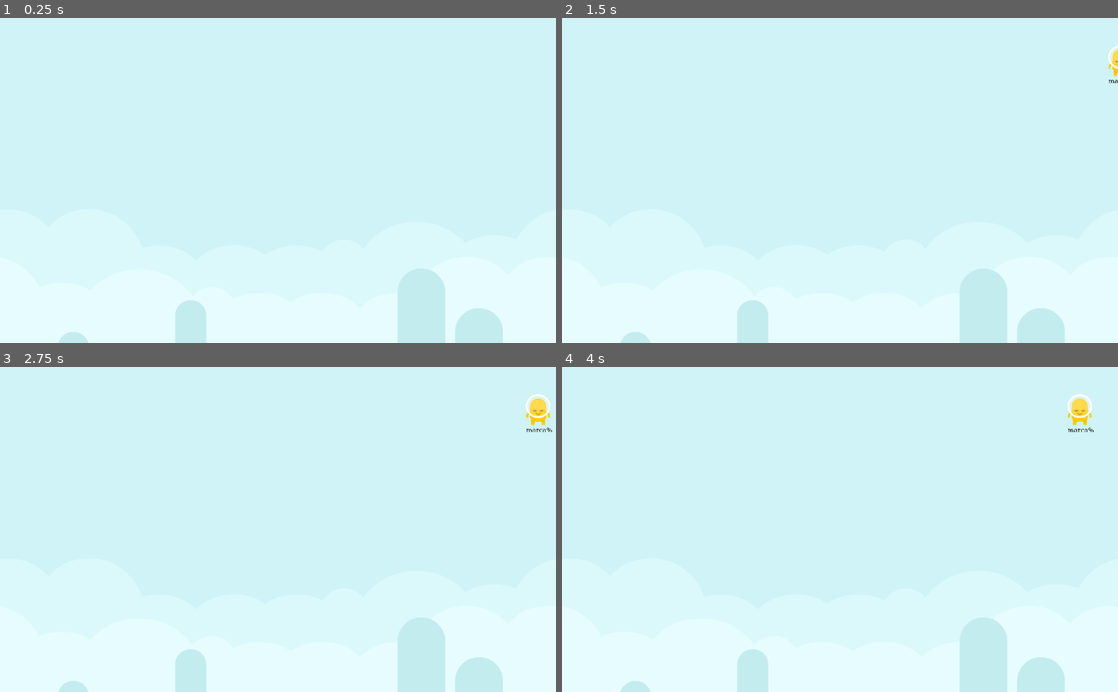
Above: before the commit, frames 1-4 (two rows, left to right).
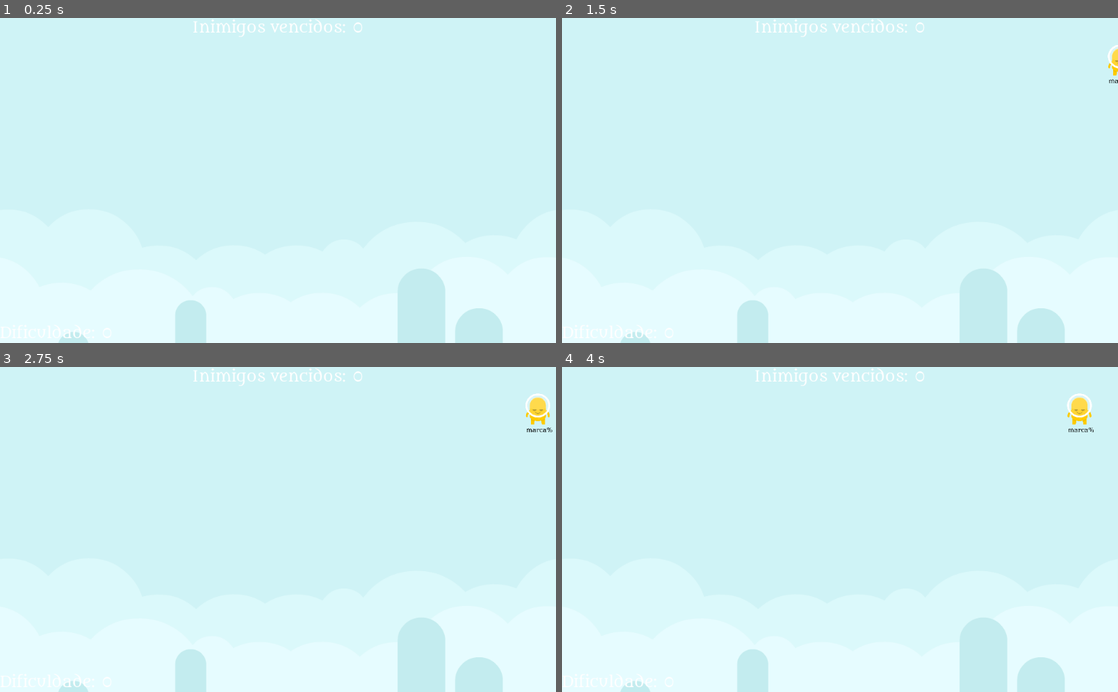
Above: after the commit, the same moments.

Repository: mariabergamin18/elite-penman-godotgame
Game: Godot game, scene res://Main.tscn
Two runs of this game, one before a commit and one after it. Both use one fixed random seed, a clock stepped at 60 frames per second and the inputs below.
Inputs:
- Up to frame 1 (0.25 s): no input
- Up to frame 2 (1.5 s): tap Enter at 0.5 s; tap Space at 1.25 s
- Up to frame 3 (2.75 s): no input
- Up to frame 4 (4 s): no input

The runs differ from the first frame. In frame 1, 0.3% of the frame differs, in the area x 0-66%, y 0-99%; in frame 2, 0.4%; in frame 3, 0.5%; in frame 4, 0.5%, in the area x 0-96%, y 0-99%.

Commit message:
commit game over screen

Diff:
--- a/Documents/github/elite-penman-godotgame/Enemy.tscn
+++ b/Documents/github/elite-penman-godotgame/Enemy.tscn
@@ -9,19 +9,19 @@
 outline_color = Color( 0, 0, 0, 1 )
 font_data = ExtResource( 1 )
 
-[node name="Enemy" type="Sprite"]
+[sub_resource type="RectangleShape2D" id=2]
+extents = Vector2( 54.1129, 67.7356 )
+
+[node name="Enemy" type="KinematicBody2D"]
 position = Vector2( 652.256, 273.247 )
 scale = Vector2( 0.434765, 0.421692 )
-texture = ExtResource( 2 )
-region_enabled = true
-region_rect = Rect2( 264, 627, 109, 142 )
 script = ExtResource( 3 )
 
 [node name="RichTextLabel" type="RichTextLabel" parent="."]
 margin_left = -65.6372
-margin_top = 77.6448
-margin_right = 76.3628
-margin_bottom = 105.645
+margin_top = 77.0
+margin_right = 78.3628
+margin_bottom = 112.0
 custom_fonts/normal_font = SubResource( 1 )
 custom_colors/default_color = Color( 0, 0, 0, 1 )
 bbcode_enabled = true
@@ -31,3 +31,11 @@
 __meta__ = {
 "_edit_use_anchors_": false
 }
+
+[node name="Sprite" type="Sprite" parent="."]
+texture = ExtResource( 2 )
+region_enabled = true
+region_rect = Rect2( 265.402, 631.701, 108.587, 138.504 )
+
+[node name="CollisionShape2D" type="CollisionShape2D" parent="."]
+shape = SubResource( 2 )
--- a/Documents/github/elite-penman-godotgame/Main.gd
+++ b/Documents/github/elite-penman-godotgame/Main.gd
@@ -5,16 +5,20 @@
 onready var enemy_container = $EnemyContainer
 onready var spawn_container = $SpawnContainer
 onready var spawn_timer = $SpawnTimer
+onready var difficulty_timer = $DifficultyTimer
+
+onready var difficulty_value = $CanvasLayer/VBoxContainer/BottomRow/HBoxContainer/DifficultyValue
+onready var killed_value = $CanvasLayer/VBoxContainer/TopRow2/TopRow/EnemiesKilledValue
+onready var game_over_screen = $CanvasLayer/GameOVerScreen
 
 var active_enemy = null
 var current_letter_index : int = -1
 
 var difficulty: int = 0
+var enemies_killed: int = 0
 
 func _ready() -> void:
-	randomize()
-	spawn_timer.start()
-	spawn_enemy()
+	start_game()
 
 func find_new_active_enemy(typed_character: String):
 	for enemy in enemy_container.get_children():
@@ -47,6 +51,8 @@
 					current_letter_index = -1
 					active_enemy.queue_free()
 					active_enemy = null
+					enemies_killed += 1
+					killed_value.text = str(enemies_killed)
 			else:
 				print("incorrectly typed %s instead of %s" % [key_typed, next_character])
 
@@ -58,8 +64,8 @@
 	var enemy_instance = Enemy.instance()
 	var spawns = spawn_container.get_children()
 	var index = randi() % spawns.size()
+	enemy_instance.global_position = spawns[index].global_position
 	enemy_container.add_child(enemy_instance)
-	enemy_instance.global_position = spawns[index].global_position
 	enemy_instance.set_difficulty(difficulty)
 
 func _on_DifficultyTimer_timeout():
@@ -68,3 +74,36 @@
 	print("Difficulty increased to %d " % difficulty)
 	var new_wait_time = spawn_timer.wait_time -0.2
 	spawn_timer.wait_time = clamp(new_wait_time, 1, spawn_timer.wait_time)
+	difficulty_value.text = str(difficulty)
+
+
+
+
+func _on_LoseArea_body_entered(body):
+	game_over()
+
+
+
+func game_over():
+	game_over_screen.show()
+	spawn_timer.stop()
+	difficulty_timer.stop()
+	active_enemy = null
+	current_letter_index = -1
+	for enemy in enemy_container.get_children():
+		enemy.queue_free()
+
+
+func start_game():
+	game_over_screen.hide()
+	difficulty = 0
+	enemies_killed = 0
+	randomize()
+	spawn_timer.start()
+	difficulty_timer.start()
+	spawn_enemy()
+
+
+
+func _on_RestartButton_pressed():
+	start_game()
--- a/Documents/github/elite-penman-godotgame/Main.tscn
+++ b/Documents/github/elite-penman-godotgame/Main.tscn
@@ -1,7 +1,23 @@
-[gd_scene load_steps=3 format=2]
+[gd_scene load_steps=8 format=2]
 
 [ext_resource path="res://Assets/kenney_platformer-pack-redux/PNG/Backgrounds/blue_grass.png" type="Texture" id=1]
+[ext_resource path="res://Metamorphous-Regular.ttf" type="DynamicFontData" id=2]
 [ext_resource path="res://Main.gd" type="Script" id=4]
+
+[sub_resource type="DynamicFont" id=3]
+size = 36
+font_data = ExtResource( 2 )
+
+[sub_resource type="DynamicFont" id=4]
+size = 28
+font_data = ExtResource( 2 )
+
+[sub_resource type="DynamicFont" id=1]
+size = 28
+font_data = ExtResource( 2 )
+
+[sub_resource type="RectangleShape2D" id=2]
+extents = Vector2( 10, 338.658 )
 
 [node name="Main" type="Node2D"]
 script = ExtResource( 4 )
@@ -39,6 +55,108 @@
 wait_time = 5.0
 
 [node name="DifficultyTimer" type="Timer" parent="."]
+wait_time = 10.0
 autostart = true
+
+[node name="CanvasLayer" type="CanvasLayer" parent="."]
+
+[node name="GameOVerScreen" type="PanelContainer" parent="CanvasLayer"]
+visible = false
+anchor_right = 1.0
+anchor_bottom = 1.0
+__meta__ = {
+"_edit_use_anchors_": false
+}
+
+[node name="CenterContainer" type="CenterContainer" parent="CanvasLayer/GameOVerScreen"]
+margin_left = 7.0
+margin_top = 7.0
+margin_right = 1017.0
+margin_bottom = 593.0
+
+[node name="VBoxContainer" type="VBoxContainer" parent="CanvasLayer/GameOVerScreen/CenterContainer"]
+margin_left = 362.0
+margin_top = 224.0
+margin_right = 647.0
+margin_bottom = 362.0
+custom_constants/separation = 50
+
+[node name="Label" type="Label" parent="CanvasLayer/GameOVerScreen/CenterContainer/VBoxContainer"]
+margin_right = 285.0
+margin_bottom = 46.0
+custom_fonts/font = SubResource( 3 )
+text = "GAME OVER ;("
+
+[node name="RestartButton" type="Button" parent="CanvasLayer/GameOVerScreen/CenterContainer/VBoxContainer"]
+margin_top = 96.0
+margin_right = 285.0
+margin_bottom = 138.0
+custom_fonts/font = SubResource( 4 )
+text = "REINICIAR"
+
+[node name="VBoxContainer" type="VBoxContainer" parent="CanvasLayer"]
+anchor_right = 1.0
+anchor_bottom = 1.0
+__meta__ = {
+"_edit_use_anchors_": false
+}
+
+[node name="TopRow2" type="CenterContainer" parent="CanvasLayer/VBoxContainer"]
+margin_right = 1024.0
+margin_bottom = 36.0
+
+[node name="TopRow" type="HBoxContainer" parent="CanvasLayer/VBoxContainer/TopRow2"]
+margin_left = 354.0
+margin_right = 669.0
+margin_bottom = 36.0
+
+[node name="EnemiesKilledLabel" type="Label" parent="CanvasLayer/VBoxContainer/TopRow2/TopRow"]
+margin_right = 292.0
+margin_bottom = 36.0
+custom_fonts/font = SubResource( 1 )
+text = "Inimigos vencidos: "
+
+[node name="EnemiesKilledValue" type="Label" parent="CanvasLayer/VBoxContainer/TopRow2/TopRow"]
+margin_left = 296.0
+margin_right = 315.0
+margin_bottom = 36.0
+custom_fonts/font = SubResource( 1 )
+text = "0"
+
+[node name="MiddleRow" type="HBoxContainer" parent="CanvasLayer/VBoxContainer"]
+margin_top = 40.0
+margin_right = 1024.0
+margin_bottom = 560.0
+size_flags_vertical = 3
+
+[node name="BottomRow" type="HBoxContainer" parent="CanvasLayer/VBoxContainer"]
+margin_top = 564.0
+margin_right = 1024.0
+margin_bottom = 600.0
+
+[node name="HBoxContainer" type="HBoxContainer" parent="CanvasLayer/VBoxContainer/BottomRow"]
+margin_right = 207.0
+margin_bottom = 36.0
+
+[node name="DifficultyLabel" type="Label" parent="CanvasLayer/VBoxContainer/BottomRow/HBoxContainer"]
+margin_right = 184.0
+margin_bottom = 36.0
+custom_fonts/font = SubResource( 1 )
+text = "Dificuldade: "
+
+[node name="DifficultyValue" type="Label" parent="CanvasLayer/VBoxContainer/BottomRow/HBoxContainer"]
+margin_left = 188.0
+margin_right = 207.0
+margin_bottom = 36.0
+custom_fonts/font = SubResource( 1 )
+text = "0"
+
+[node name="LoseArea" type="Area2D" parent="."]
+
+[node name="CollisionShape2D" type="CollisionShape2D" parent="LoseArea"]
+position = Vector2( -10.4281, 331.87 )
+shape = SubResource( 2 )
 [connection signal="timeout" from="SpawnTimer" to="." method="_on_SpawnTimer_timeout"]
 [connection signal="timeout" from="DifficultyTimer" to="." method="_on_DifficultyTimer_timeout"]
+[connection signal="pressed" from="CanvasLayer/GameOVerScreen/CenterContainer/VBoxContainer/RestartButton" to="." method="_on_RestartButton_pressed"]
+[connection signal="body_entered" from="LoseArea" to="." method="_on_LoseArea_body_entered"]
Not shown: 1 places in Documents/github/elite-penman-godotgame/Enemy.tscn that only renumber resources
